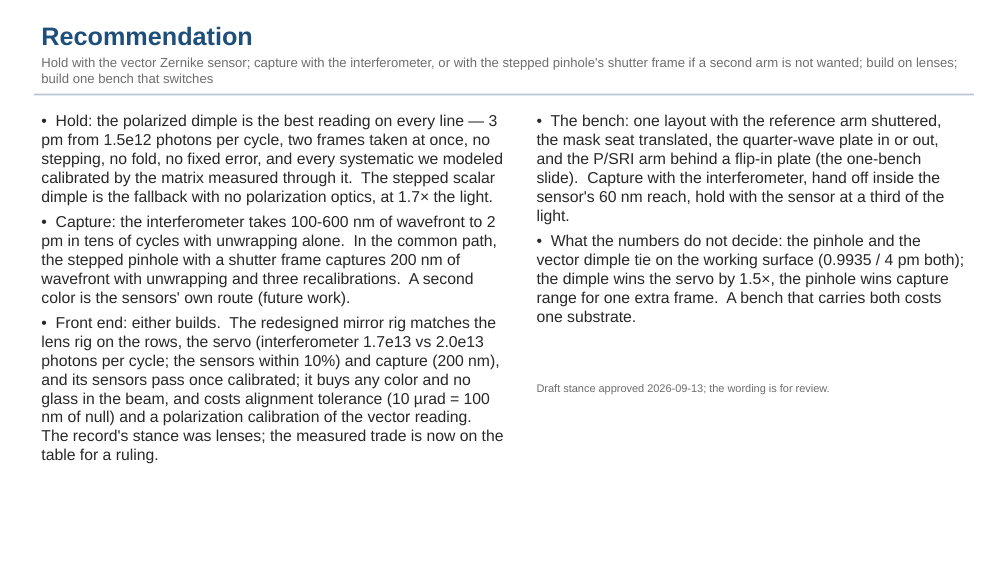
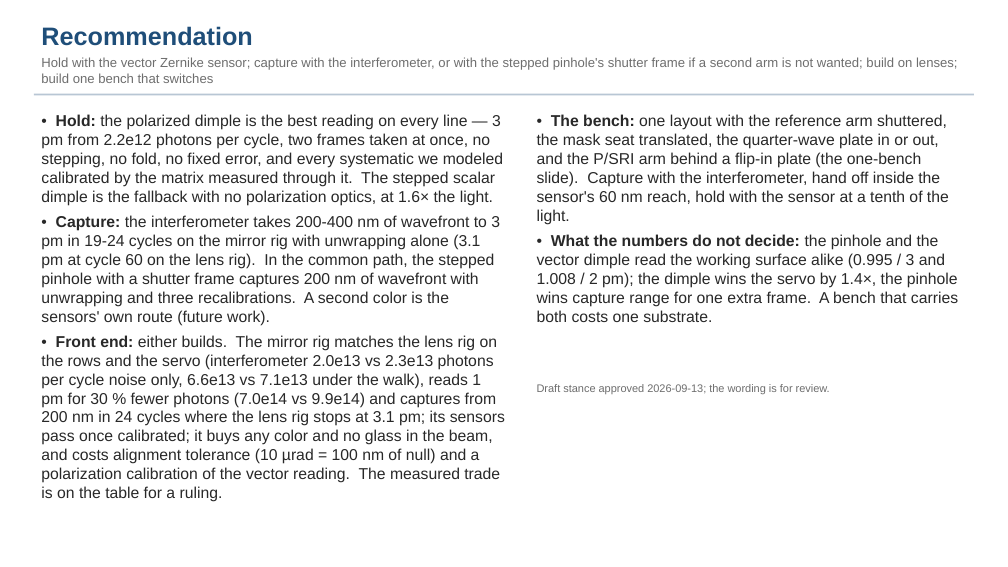
Before and after one commit to nasa-jpl/macos, a slide deck: slide 35 of demo_session/deck_gauges_baseline.pptx (slide 36 before the commit). Drawn at 1008x567 pixels with LibreOffice and Linux fonts; fonts in the diff are those of the drawing. Boxes give left, top, right and bottom in pixels: in the first picture for what was removed or moved away, otherwise in the second. Text is boxed around its words. In the diff, an @@ line names an element or a change of style, - is before the commit and + after.

```diff
--- a/demo_session/deck_gauges_baseline.pptx
+++ b/demo_session/deck_gauges_baseline.pptx
@@ text at bbox=[41, 114, 505, 502]: text changed @@
-• Hold: the polarized dimple is the best reading on every line — 3 pm from 1.5e12 photons per cycle, two frames taken at once, no stepping, no fold, no fixed error, and every systematic we modeled calibrated by the matrix measured through it. The stepped scalar dimple is the fallback with no polarization optics, at 1.7× the light.
-• Capture: the interferometer takes 100-600 nm of wavefront to 2 pm in tens of cycles with unwrapping alone. In the common path, the stepped pinhole with a shutter frame captures 200 nm of wavefront with unwrapping and three recalibrations. A second color is the sensors' own route (future work).
-• Front end: either builds. The redesigned mirror rig matches the lens rig on the rows, the servo (interferometer 1.7e13 vs 2.0e13 photons per cycle; the sensors within 10%) and capture (200 nm), and its sensors pass once calibrated; it buys any color and no glass in the beam, and costs alignment tolerance (10 µrad = 100 nm of null) and a polarization calibration of the vector reading. The record's stance was lenses; the measured trade is now on the table for a ruling.
+• Hold: the polarized dimple is the best reading on every line — 3 pm from 2.2e12 photons per cycle, two frames taken at once, no stepping, no fold, no fixed error, and every systematic we modeled calibrated by the matrix measured through it. The stepped scalar dimple is the fallback with no polarization optics, at 1.6× the light.
+• Capture: the interferometer takes 200-400 nm of wavefront to 3 pm in 19-24 cycles on the mirror rig with unwrapping alone (3.1 pm at cycle 60 on the lens rig). In the common path, the stepped pinhole with a shutter frame captures 200 nm of wavefront with unwrapping and three recalibrations. A second color is the sensors' own route (future work).
+• Front end: either builds. The mirror rig matches the lens rig on the rows and the servo (interferometer 2.0e13 vs 2.3e13 photons per cycle noise only, 6.6e13 vs 7.1e13 under the walk), reads 1 pm for 30 % fewer photons (7.0e14 vs 9.9e14) and captures from 200 nm in 24 cycles where the lens rig stops at 3.1 pm; its sensors pass once calibrated; it buys any color and no glass in the beam, and costs alignment tolerance (10 µrad = 100 nm of null) and a polarization calibration of the vector reading. The measured trade is on the table for a ruling.
@@ text at bbox=[537, 114, 958, 322]: text changed @@
-• The bench: one layout with the reference arm shuttered, the mask seat translated, the quarter-wave plate in or out, and the P/SRI arm behind a flip-in plate (the one-bench slide). Capture with the interferometer, hand off inside the sensor's 60 nm reach, hold with the sensor at a third of the light.
-• What the numbers do not decide: the pinhole and the vector dimple tie on the working surface (0.9935 / 4 pm both); the dimple wins the servo by 1.5×, the pinhole wins capture range for one extra frame. A bench that carries both costs one substrate.
+• The bench: one layout with the reference arm shuttered, the mask seat translated, the quarter-wave plate in or out, and the P/SRI arm behind a flip-in plate (the one-bench slide). Capture with the interferometer, hand off inside the sensor's 60 nm reach, hold with the sensor at a tenth of the light.
+• What the numbers do not decide: the pinhole and the vector dimple read the working surface alike (0.995 / 3 and 1.008 / 2 pm); the dimple wins the servo by 1.4×, the pinhole wins capture range for one extra frame. A bench that carries both costs one substrate.
```
Also in this commit, not shown: 46 other slides changed, 2 slides added, 5 slides removed, 8 other files.
